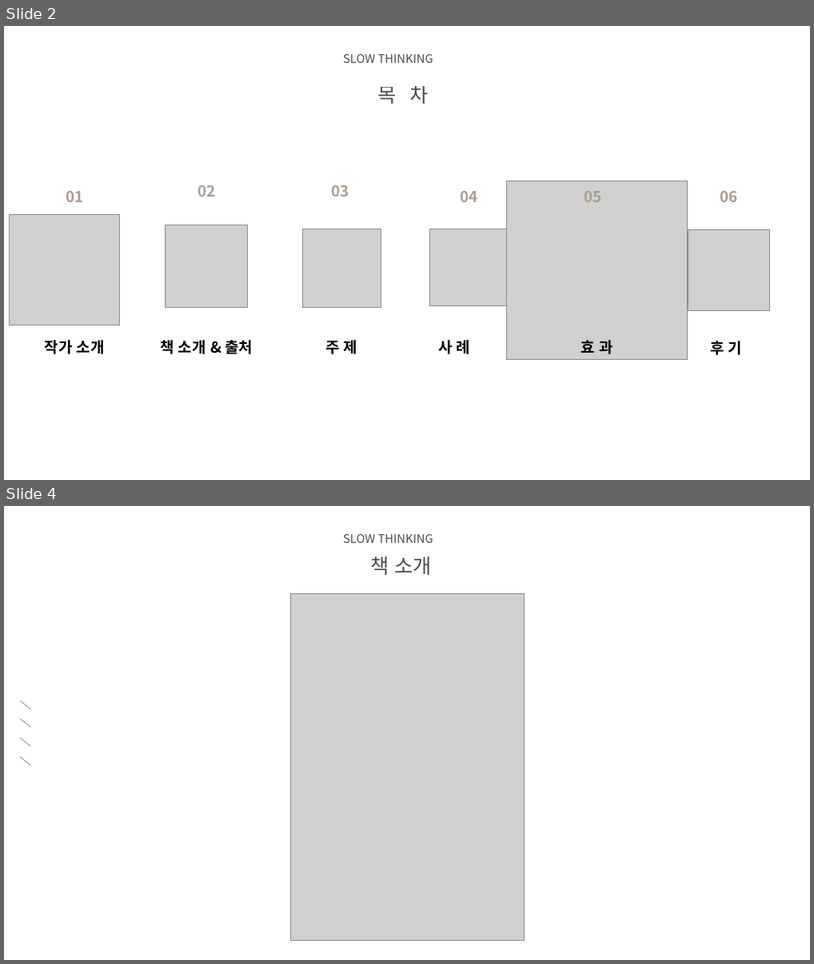
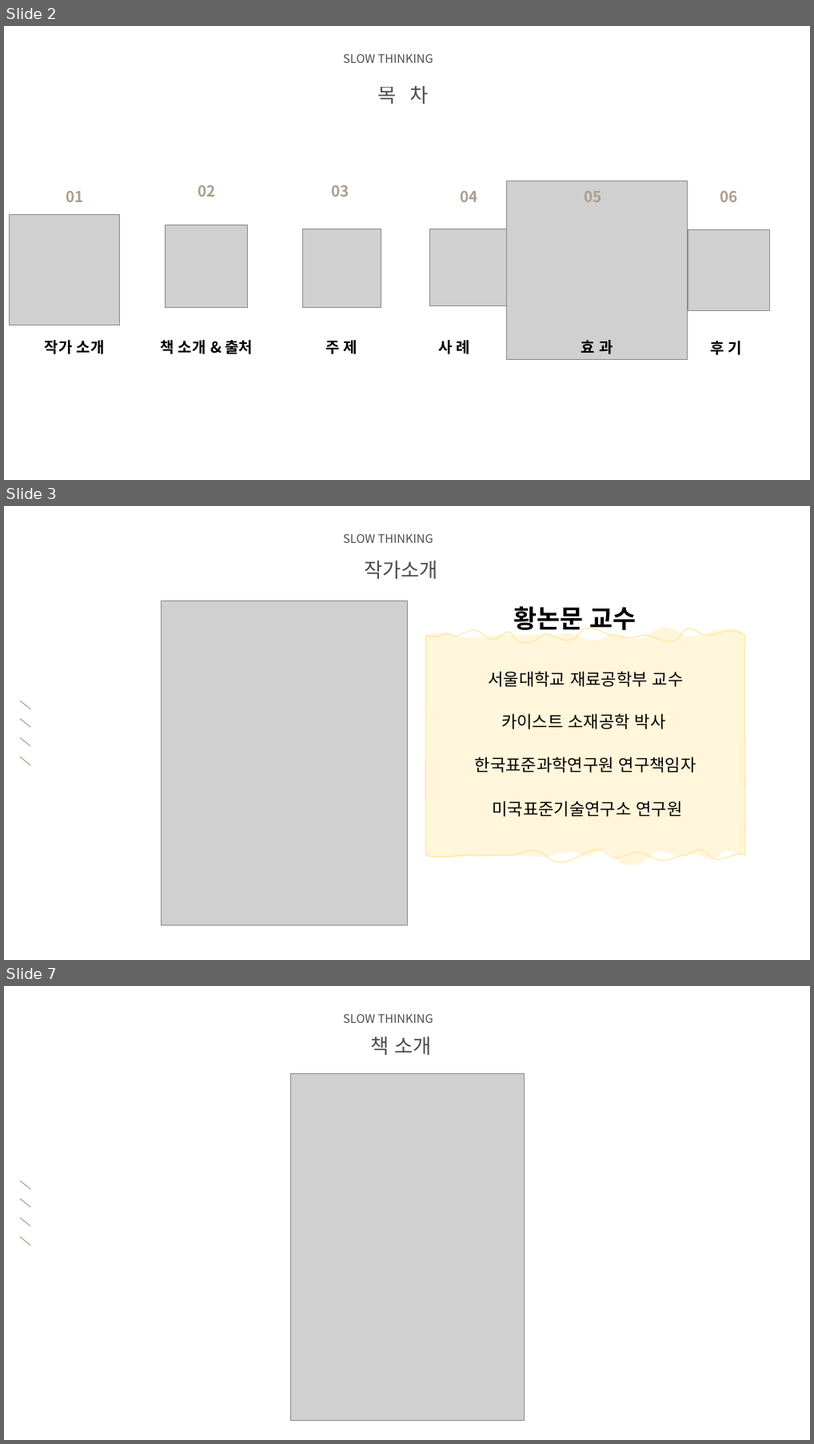
Before and after one commit to audgks5551/ppt, a slide deck: 2조.pptx. Shown one above the other, each under a label of ours: slides 2 and 4 before the commit, slides 2, 3 and 7 after it; the slides between them are not shown. The pictures are 814x964 and 814x1444 pixels, drawn with LibreOffice and Linux fonts; fonts in the diff are those of the drawing; grey boxes stand for pictures; background and template pictures are left out. Boxes give left, top, right and bottom in pixels: in the first picture for what was removed or moved away, otherwise in the second. Text is boxed around its words. In the diff, an @@ line names an element or a change of style, - is before the commit and + after.

```diff
--- a/2조.pptx
+++ b/2조.pptx
@@ slide 3 added at (4, 506, 810, 960), background picture (left out) @@
@@ text added at (343, 534, 434, 543), 14 pt, text #000000 at 71% opacity @@
+SLOW THINKING
@@ text added at (364, 560, 438, 579), 24 pt, text #000000 at 71% opacity @@
+작가소개
@@ picture added at (162, 601, 407, 925) @@
@@ text added at (514, 606, 637, 635), 30 pt, text #000000, bold @@
+황논문 교수
@@ freeform shape added at (426, 636, 746, 856), fill #FFE699 at 35% opacity, outline #FFE699 1 pt @@
@@ text added at (489, 671, 684, 687), 20 pt, text #000000 @@
+서울대학교 재료공학부 교수
@@ group added at (20, 700, 30, 765): 4 lines @@
@@ text added at (502, 713, 666, 729), 20 pt, text #000000 @@
+카이스트 소재공학 박사
@@ text added at (475, 756, 697, 772), 20 pt, text #000000 @@
+한국표준과학연구원 연구책임자
@@ text added at (493, 800, 683, 816), 20 pt, text #000000 @@
+미국표준기술연구소 연구원
@@ what was slide 4 is now slide 7 @@
```
Also in this commit, not shown: 1 slide changed, 2 other slides added.
